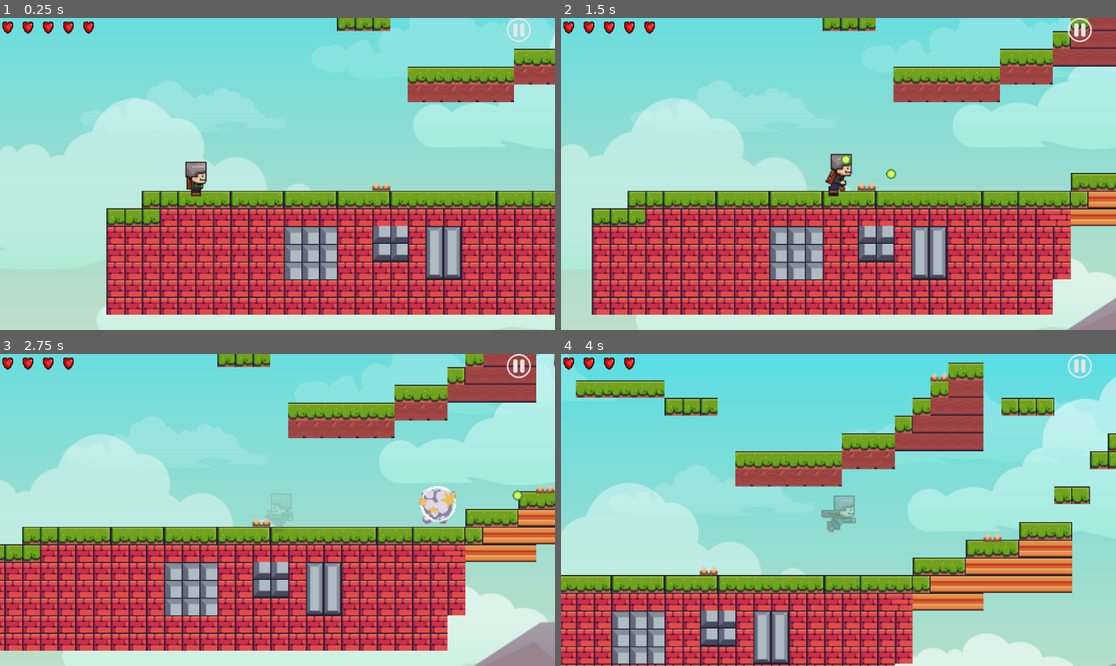
Above: before the commit, frames 1-4 (two rows, left to right).
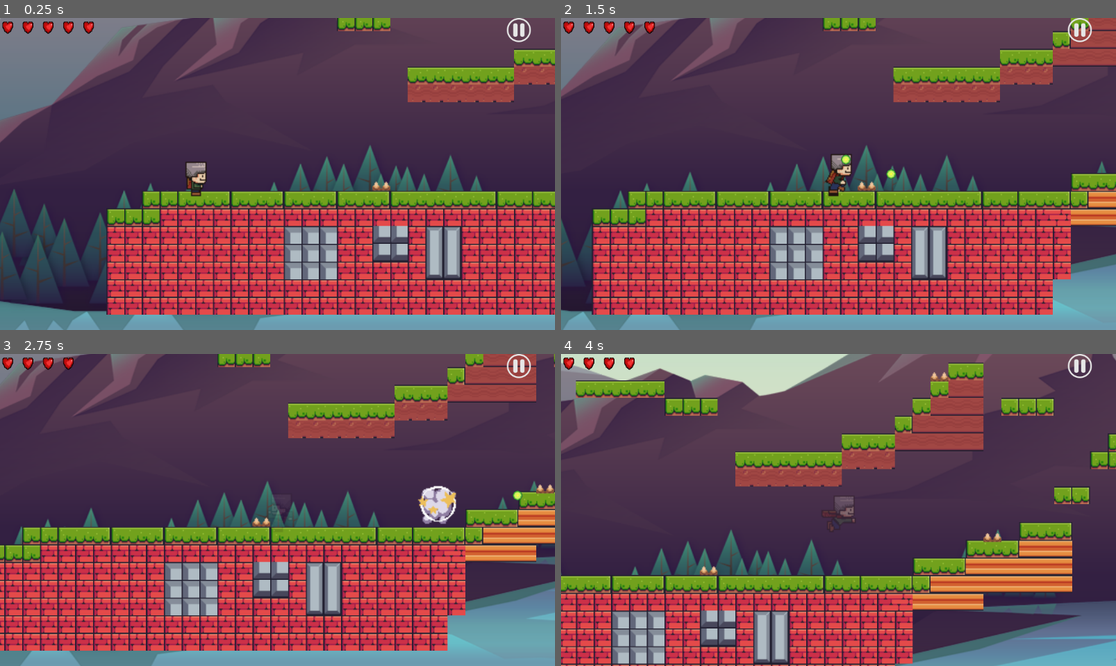
Above: after the commit, the same moments.

Repository: Gabymanta/Bridges
Game: Godot game, scene res://Screnes/Level$/mountain_level/mountain_level.tscn
Same seed, same stepped clock (60 frames per second), same inputs: the game is played once before the commit and once after it. The project has no main scene, so this scene is started directly.
Inputs:
- Up to frame 1 (0.25 s): no input
- Up to frame 2 (1.5 s): hold E (Shoot) 0.53-1.28 s; hold Right (Right) from 0.53 s (still down); tap Space (Jump) at 0.77 s; tap E (Shoot) at 1.35 s
- Up to frame 3 (2.75 s): tap Space (Jump) at 1.52 s; release Right (Right) at 2.03 s; hold A (Left) from 2.03 s (still down); hold E (Shoot) from 2.03 s (still down)
- Up to frame 4 (4 s): release A (Left) at 2.78 s; release E (Shoot) at 2.78 s; hold Right (Right) from 2.78 s (still down); tap E (Shoot) at 2.85 s; tap Space (Jump) at 3.02, 3.77 s; hold E (Shoot) from 3.53 s (still down)

The runs differ from the first frame. In frame 1, 64% of the frame differs, in the area x 0-100%, y 0-100%; in frame 2, 59%; in frame 3, 58%; in frame 4, 66%.

Commit message:
Add Y scrolling

Diff:
--- a/Screnes/ScrollingBg/scrolling_bg.gd
+++ b/Screnes/ScrollingBg/scrolling_bg.gd
@@ -67,7 +67,7 @@
 	var sprite = get_sprite(t)
 
 	var par_la = Parallax2D.new()
-	par_la.scroll_offset.y = y_offset * layer_scale
+	par_la.scroll_offset.y = y_offset - 500 * layer_scale
 	par_la.repeat_times = 1
 	par_la.repeat_size.x = t.get_width()
 	par_la.scroll_scale.x = time_offset
